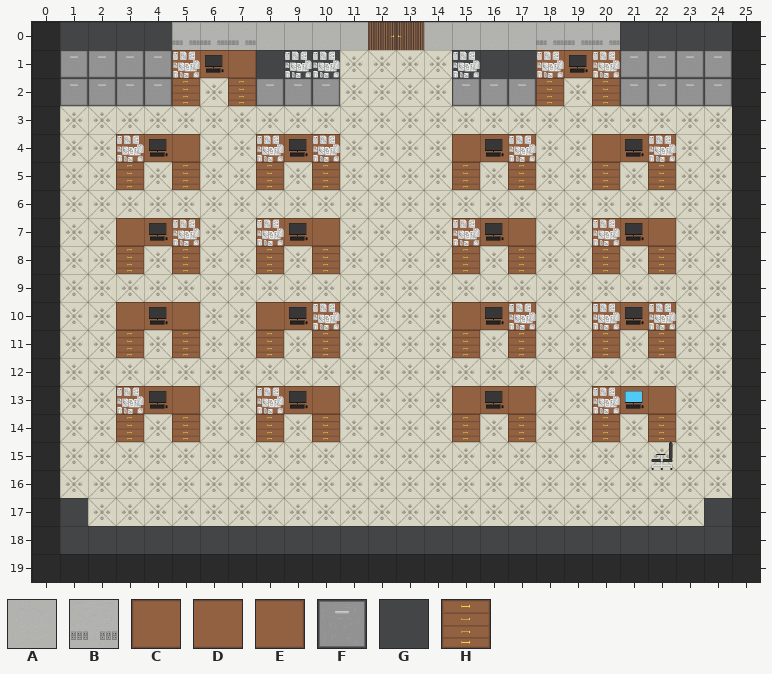
An edit to a level. Tiled map, Sequence_Break/bin/Debug/net9.0/Content/maps/demo/Puzzle.tmx. Above: the version before the commit.
Cells are 64x64 px. Shown: x 0..25, y 0..19. Tiles whose own drawing changed are shown in their newer look in all pictures.
Key: from "Demo_map": A 10, B 12, C 29, D 30, E 31, F 32, G 33, H 37.
_ is an empty cell.
Layers that did not change in this view are not listed.
Layer "Objects" before, first column x 0:
 0 _GGGGBBBAAAA__AAAABBBGGGG_
 1 _FFFFCDEGGG____GGGCDEFFFF_
 2 _FFFFH_HFFF____FFFH_HFFFF_
 3 __________________________
 4 ___CDE__CDE____CDE__CDE___
 5 ___H_H__H_H____H_H__H_H___
 6 __________________________
 7 ___CDE__CDE____CDE__CDE___
 8 ___H_H__H_H____H_H__H_H___
 9 __________________________
10 ___CDE__CDE____CDE__CDE___
11 ___H_H__H_H____H_H__H_H___
12 __________________________
13 ___CDE__CDE____CDE__CDE___
14 ___H_H__H_H____H_H__H_H___
15 __________________________
16 __________________________
17 __________________________
18 __________________________
19 __________________________
And afterwards:
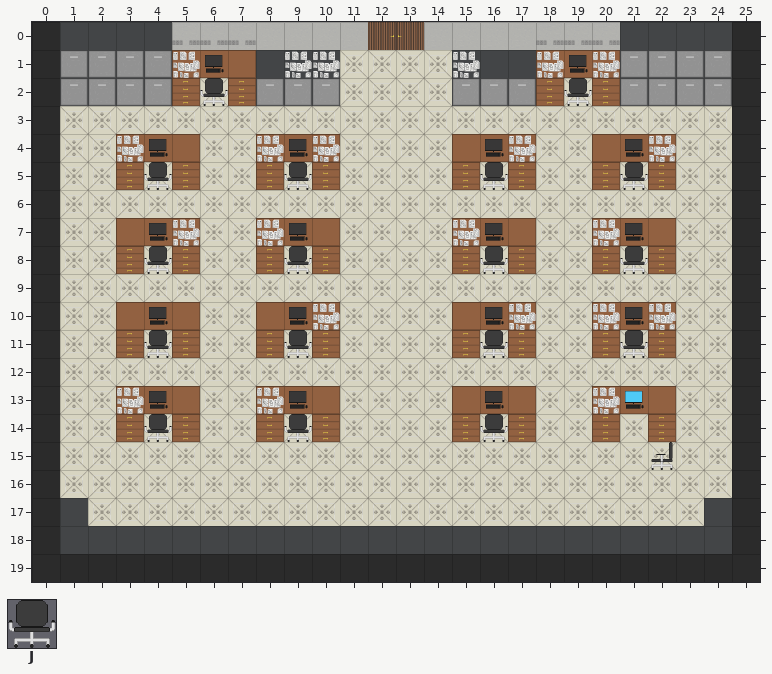
Further tiles: from "Demo_map": J 27.
Difference:
Layer "Objects":
y 2: x 6 _ -> J; x 19 _ -> J
y 5: x 4 _ -> J; x 9 _ -> J; x 16 _ -> J; x 21 _ -> J
y 8: x 4 _ -> J; x 9 _ -> J; x 16 _ -> J; x 21 _ -> J
y 11: x 4 _ -> J; x 9 _ -> J; x 16 _ -> J; x 21 _ -> J
y 14: x 4 _ -> J; x 9 _ -> J; x 16 _ -> J
